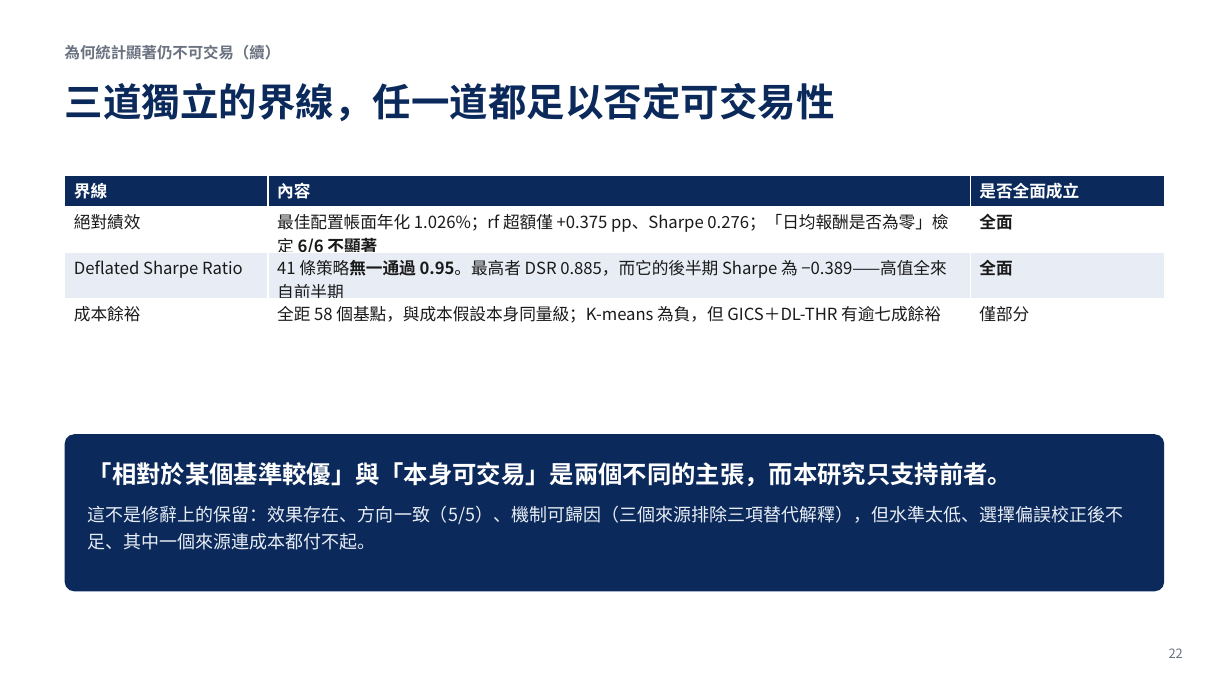
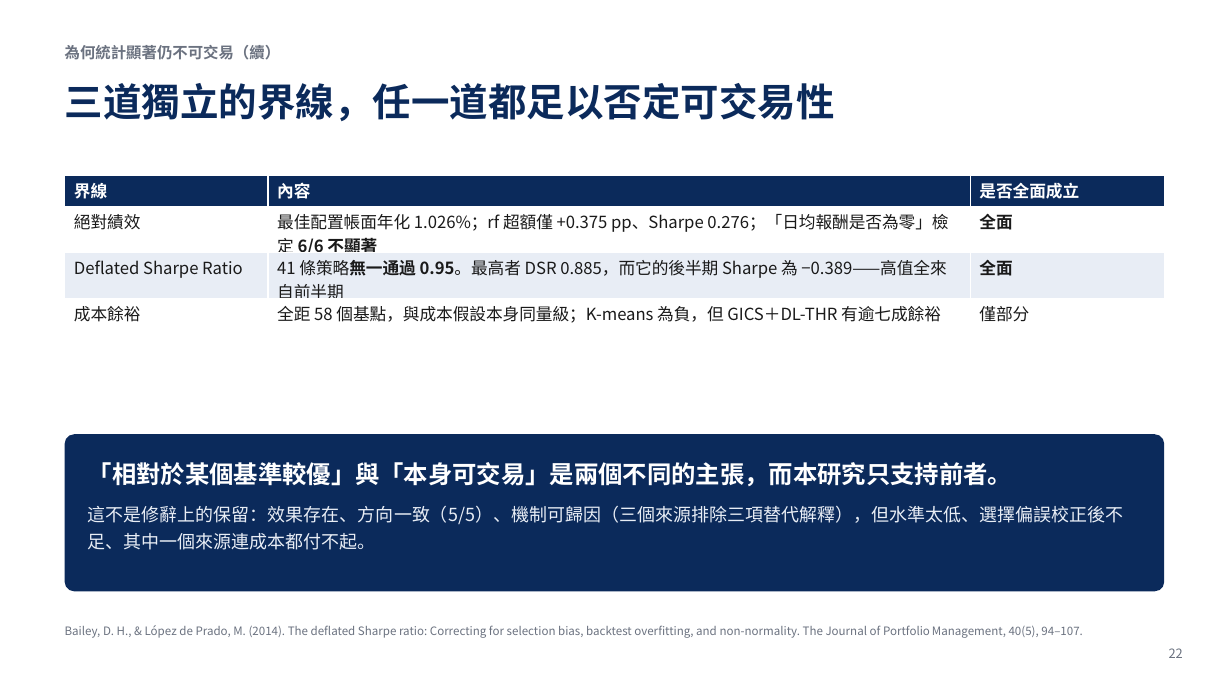
Before and after one commit to LerajieAsta/pairtrade_trainingproject, a slide deck: slide 22 of thesis/口試簡報.pptx. Drawn at 1232x693 pixels with LibreOffice and Linux fonts; fonts in the diff are those of the drawing. Boxes give left, top, right and bottom in pixels: in the first picture for what was removed or moved away, otherwise in the second. Text is boxed around its words. In the diff, an @@ line names an element or a change of style, - is before the commit and + after.

```diff
--- a/thesis/口試簡報.pptx
+++ b/thesis/口試簡報.pptx
@@ text added at (65,625,1082,638), 9 pt, text #6B7280 @@
+Bailey, D. H., & López de Prado, M. (2014). The deflated Sharpe ratio: Correcting for selection bias, backtest overfitting, and non-normality. The Journal of Portfolio Management, 40(5), 94–107.
```
Also in this commit, not shown: 10 other slides changed, 1 other file.
